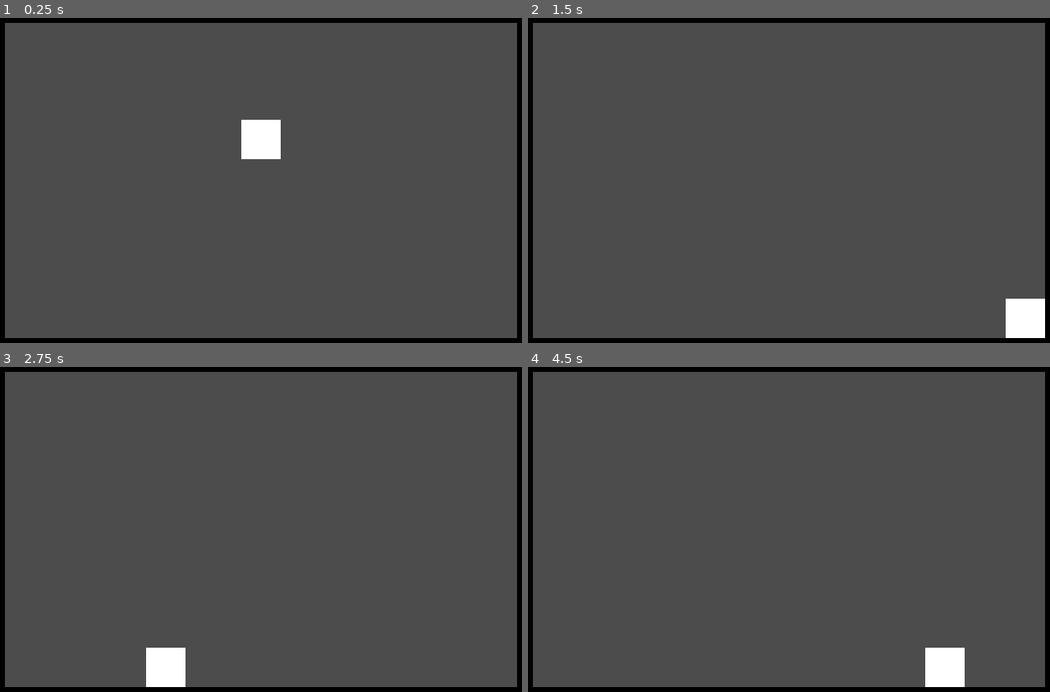
Above: before the commit, frames 1-4 (two rows, left to right).
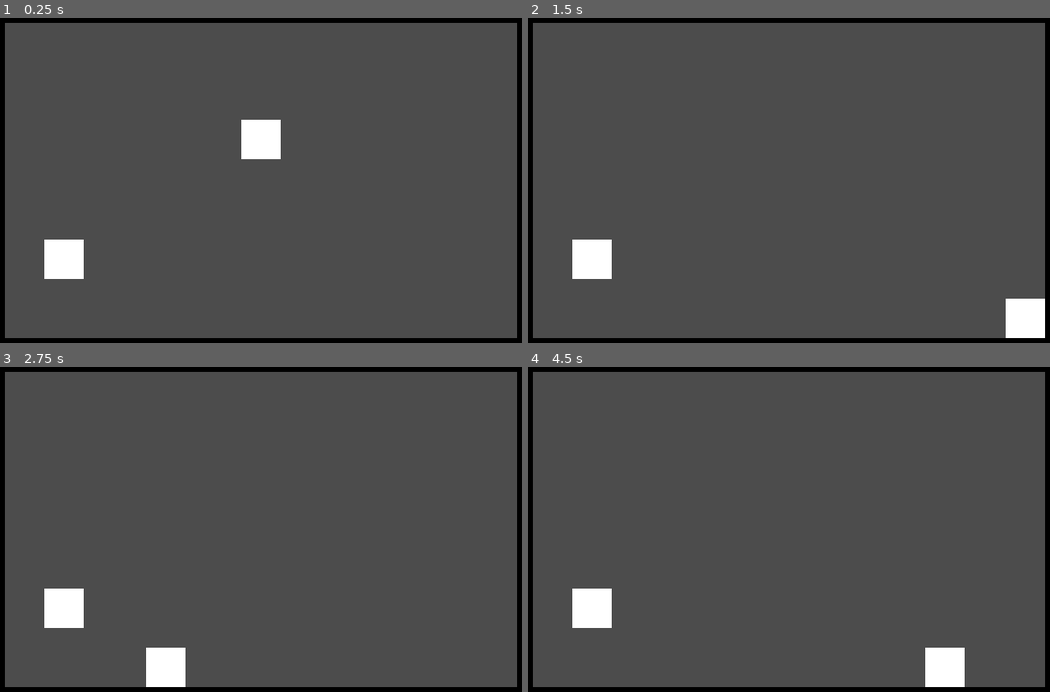
Above: after the commit, the same moments.

Repository: CaresleGames/LDJam51
Game: Godot game, scene res://src/Levels/Level1.tscn
Two runs of this game, one before a commit and one after it. Both use one fixed random seed, a clock stepped at 60 frames per second and the inputs below. The project has no main scene, so this scene is started directly.
Inputs:
- Up to frame 1 (0.25 s): no input
- Up to frame 2 (1.5 s): hold Right (ui_right) from 0.53 s (still down)
- Up to frame 3 (2.75 s): tap Enter at 2 s; release Right (ui_right) at 2.03 s; hold Left (ui_left) from 2.03 s (still down)
- Up to frame 4 (4.5 s): release Left (ui_left) at 2.78 s; hold Right (ui_right) 2.78-4.28 s; tap Space at 4.25 s; hold Left (ui_left) from 4.28 s (still down)

The runs differ from the first frame. In frame 1, 0.9% of the frame differs, in the area x 8-17%, y 68-81%; in frame 2, 0.9%; in frame 3, 0.9%; in frame 4, 0.9%.

Commit message:
Add timer

Diff:
--- a/project.godot
+++ b/project.godot
@@ -14,10 +14,20 @@
 "language": "GDScript",
 "path": "res://src/Player/Air.gd"
 }, {
+"base": "Timer",
+"class": "GameTimer",
+"language": "GDScript",
+"path": "res://src/GameTimer/GameTimer.gd"
+}, {
 "base": "PlayerState",
 "class": "IdleState",
 "language": "GDScript",
 "path": "res://src/Player/Idle.gd"
+}, {
+"base": "Node2D",
+"class": "Level",
+"language": "GDScript",
+"path": "res://src/Levels/Level.gd"
 }, {
 "base": "KinematicBody2D",
 "class": "Player",
@@ -46,7 +56,9 @@
 } ]
 _global_script_class_icons={
 "AirState": "",
+"GameTimer": "",
 "IdleState": "",
+"Level": "",
 "Player": "",
 "PlayerState": "",
 "RunState": "",
@@ -58,6 +70,11 @@
 
 config/name="LDJam51"
 config/icon="res://icon.png"
+
+[autoload]
+
+GameManager="*res://src/Autoload/GameManager.gd"
+Groups="*res://src/Autoload/Groups.gd"
 
 [display]
 
--- /dev/null
+++ b/src/Autoload/GameManager.gd
@@ -0,0 +1,22 @@
+extends Node
+
+signal level_restart()
+signal level_complete()
+
+func _ready() -> void:
+	connect("level_restart", self, "_on_level_restart")
+	connect("level_complete", self, "_on_level_complete")
+
+
+func _on_level_restart() -> void:
+	var error = get_tree().reload_current_scene()
+	if error != OK:
+		print('there is an error in the restart level')
+
+
+func _on_level_complete() -> void:
+	var timers = get_tree().get_nodes_in_group(Groups.game_timer)
+	if timers.size() > 0:
+		var timer : GameTimer = timers[0]
+		print('level complete')
+		timer.emit_signal("stop_timer")
--- /dev/null
+++ b/src/Autoload/Groups.gd
@@ -0,0 +1,4 @@
+extends Node
+
+const game_timer := "game_timer"
+const player := "player"
--- /dev/null
+++ b/src/GameTimer/GameTimer.gd
@@ -0,0 +1,17 @@
+class_name GameTimer
+extends Timer
+
+signal stop_timer()
+
+func _ready() -> void:
+	add_to_group(Groups.game_timer)
+	connect("stop_timer", self, "_on_stop_timer")
+
+
+func _on_GameTimer_timeout() -> void:
+	GameManager.emit_signal("level_restart")
+
+
+func _on_stop_timer() -> void:
+	stop()
+	print("timer stop")
--- /dev/null
+++ b/src/GameTimer/GameTimer.tscn
@@ -0,0 +1,9 @@
+[gd_scene load_steps=2 format=2]
+
+[ext_resource path="res://src/GameTimer/GameTimer.gd" type="Script" id=1]
+
+[node name="GameTimer" type="Timer"]
+wait_time = 10.0
+script = ExtResource( 1 )
+
+[connection signal="timeout" from="." to="." method="_on_GameTimer_timeout"]
--- /dev/null
+++ b/src/Goal/Goal.gd
@@ -0,0 +1,7 @@
+extends Area2D
+
+
+
+func _on_Goal_body_entered(body: KinematicBody2D) -> void:
+	if body.is_in_group(Groups.player):
+		GameManager.emit_signal("level_complete")
--- /dev/null
+++ b/src/Goal/Goal.tscn
@@ -0,0 +1,20 @@
+[gd_scene load_steps=4 format=2]
+
+[ext_resource path="res://assets/16x16.png" type="Texture" id=1]
+[ext_resource path="res://src/Goal/Goal.gd" type="Script" id=2]
+
+[sub_resource type="RectangleShape2D" id=1]
+extents = Vector2( 8, 8 )
+
+[node name="Goal" type="Area2D"]
+collision_layer = 4
+monitorable = false
+script = ExtResource( 2 )
+
+[node name="Sprite" type="Sprite" parent="."]
+texture = ExtResource( 1 )
+
+[node name="CollisionShape2D" type="CollisionShape2D" parent="."]
+shape = SubResource( 1 )
+
+[connection signal="body_entered" from="." to="." method="_on_Goal_body_entered"]
--- /dev/null
+++ b/src/Levels/Level.gd
@@ -0,0 +1,17 @@
+class_name Level
+extends Node2D
+
+signal level_start()
+
+func _ready() -> void:
+	connect("level_start", self, "_on_level_start")
+
+	yield(get_tree().create_timer(1), "timeout")
+	emit_signal("level_start")
+
+
+func _on_level_start() -> void:
+	var timers = get_tree().get_nodes_in_group(Groups.game_timer)
+	if timers.size() > 0:
+		var game_timer : GameTimer = timers[0]
+		game_timer.start()
--- a/src/Levels/Level1.tscn
+++ b/src/Levels/Level1.tscn
@@ -1,9 +1,13 @@
-[gd_scene load_steps=3 format=2]
+[gd_scene load_steps=6 format=2]
 
 [ext_resource path="res://src/Player/Player.tscn" type="PackedScene" id=1]
 [ext_resource path="res://src/TileMaps/TileMapLevel.tscn" type="PackedScene" id=2]
+[ext_resource path="res://src/Goal/Goal.tscn" type="PackedScene" id=3]
+[ext_resource path="res://src/GameTimer/GameTimer.tscn" type="PackedScene" id=4]
+[ext_resource path="res://src/Levels/Level.gd" type="Script" id=5]
 
 [node name="Level1" type="Node2D"]
+script = ExtResource( 5 )
 
 [node name="TileMapLevel" parent="." instance=ExtResource( 2 )]
 modulate = Color( 0, 0, 0, 1 )
@@ -18,3 +22,8 @@
 speed_air_fri = 0.9
 gravity = 250.0
 jump_height = 150.0
+
+[node name="Goal" parent="." instance=ExtResource( 3 )]
+position = Vector2( 40, 112 )
+
+[node name="GameTimer" parent="." instance=ExtResource( 4 )]
--- a/src/Player/Player.gd
+++ b/src/Player/Player.gd
@@ -12,6 +12,11 @@
 
 var velocity := Vector2.ZERO
 var direction = 1
+
+
+func _ready() -> void:
+	add_to_group(Groups.player)
+
 
 func get_input() -> float:
 	return (
--- /dev/null
+++ b/src/UI/UILevel/UILevel.tscn
@@ -0,0 +1,15 @@
+[gd_scene format=2]
+
+[node name="UILevel" type="Control"]
+anchor_right = 1.0
+anchor_bottom = 1.0
+
+[node name="HBoxContainer" type="HBoxContainer" parent="."]
+anchor_right = 1.0
+anchor_bottom = 0.2
+
+[node name="TimeLeft" type="Label" parent="HBoxContainer"]
+margin_top = 9.0
+margin_right = 8.0
+margin_bottom = 23.0
+text = "0"
